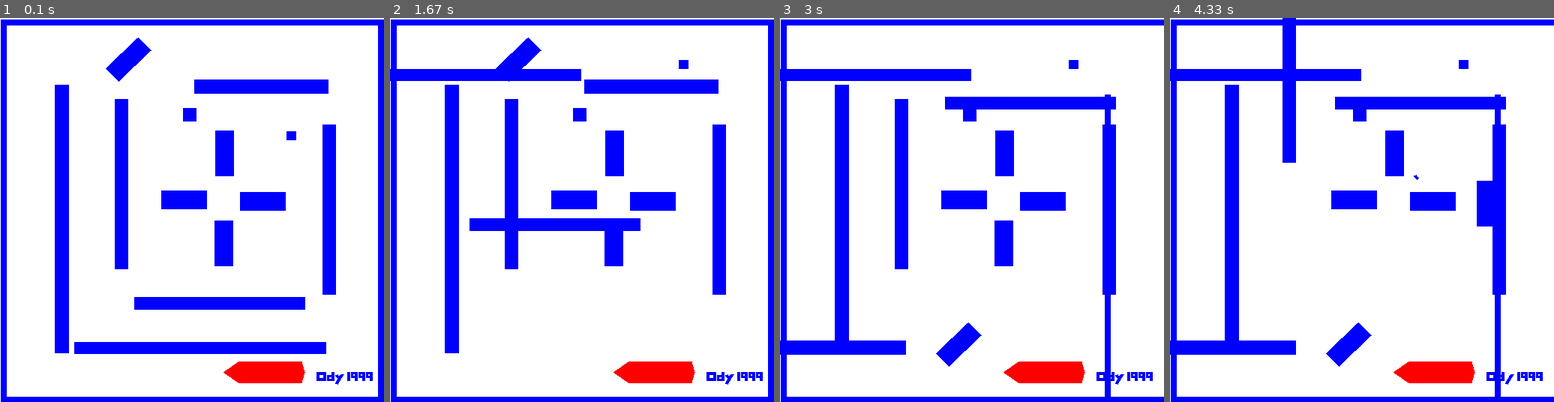
Above: before the commit, frames 1-4 (left to right).
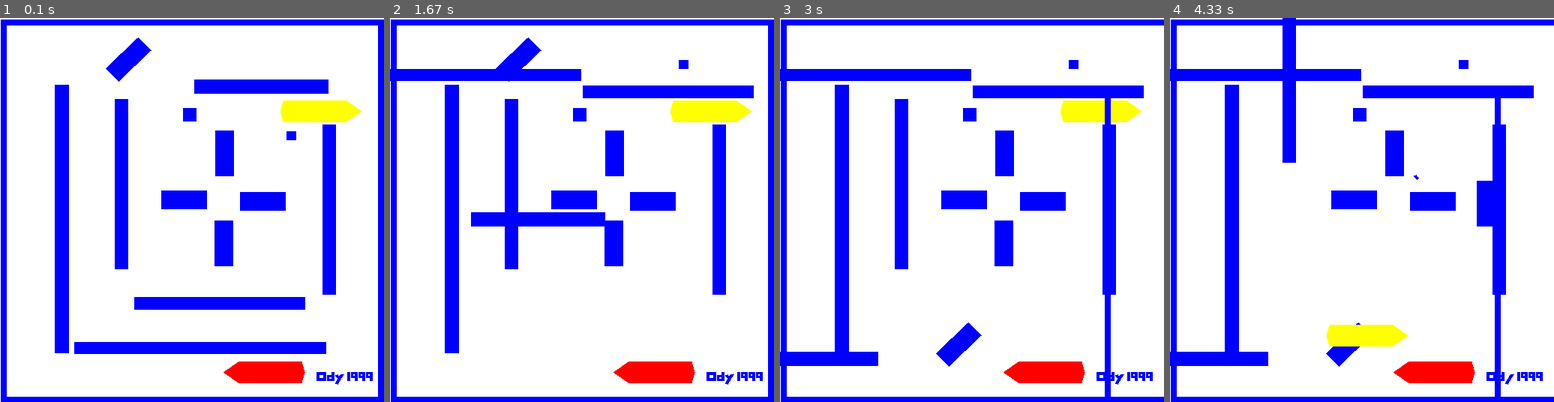
Above: after the commit, the same moments.

Repository: yuanhenglee/Motion-Planning-with-Pygame
Game: pygame game, started from BFPGame/run.py
The game is run twice, just before and just after one commit, with the same random seed, the same clock (stepped at 60 frames per second) and the same inputs.
Inputs (mouse positions are in pixels of both pictures, inside the frame that each line leads up to):
- Up to frame 1 (0.1 s): no input
- Up to frame 2 (1.67 s): press the mouse at (608, 302) at 0.37 s; move the mouse to (639, 198) at 0.47 s; release the mouse at (666, 90) at 0.6 s; press the mouse at (589, 348) at 0.7 s; move the mouse to (520, 210) at 0.8 s; release the mouse at (455, 75) at 0.93 s; press the mouse at (666, 90) at 1.03 s; move the mouse to (608, 156) at 1.13 s; release the mouse at (555, 225) at 1.27 s; press the mouse at (681, 133) at 1.37 s; move the mouse to (681, 98) at 1.47 s; release the mouse at (681, 64) at 1.6 s
- Up to frame 3 (3 s): press the mouse at (1160, 210) at 1.7 s; move the mouse to (1133, 248) at 1.8 s; release the mouse at (1106, 286) at 1.93 s; press the mouse at (925, 217) at 2.03 s; move the mouse to (972, 160) at 2.13 s; release the mouse at (1014, 98) at 2.27 s; press the mouse at (1056, 90) at 2.37 s; move the mouse to (956, 221) at 2.47 s; release the mouse at (856, 352) at 2.6 s; press the mouse at (906, 60) at 2.7 s; move the mouse to (933, 202) at 2.8 s; release the mouse at (956, 344) at 2.93 s
- Up to frame 4 (4.33 s): press the mouse at (1507, 375) at 3.03 s; move the mouse to (1461, 275) at 3.13 s; release the mouse at (1415, 175) at 3.27 s; press the mouse at (1492, 110) at 3.37 s; move the mouse to (1427, 221) at 3.47 s; release the mouse at (1365, 336) at 3.6 s; press the mouse at (1289, 183) at 3.7 s; move the mouse to (1289, 129) at 3.8 s; release the mouse at (1289, 75) at 3.93 s; press the mouse at (1392, 240) at 4.03 s; move the mouse to (1438, 221) at 4.13 s; release the mouse at (1484, 202) at 4.27 s

The runs differ from the first frame. In frame 1, 1.1% of the frame differs, in the area x 73-95%, y 21-28%; in frame 2, 3.4%; in frame 3, 4.9%; in frame 4, 5.2%, in the area x 0-95%, y 17-91%.

Commit message:
add robot_goal

Diff:
--- a/BFPGame/color.py
+++ b/BFPGame/color.py
@@ -1,5 +1,16 @@
+def greyed_out(color):
+    l = list(color)
+    for i in range(len(l)):
+        if l[i] < 128:
+            l[i] = 128
+    return tuple(l)
+
+
 RED = (255, 0, 0)
 GREEN = (0, 255, 0)
 BLUE = (0, 0, 255)
-BLACK = (255, 255, 255)
-WHITE = (0, 0, 0)
+
+YELLOW = (255, 255, 0)
+
+BLACK = (0, 0, 0)
+WHITE = (255, 255, 255)
--- a/BFPGame/polygon.py
+++ b/BFPGame/polygon.py
@@ -3,6 +3,7 @@
 import utils
 import pygame
 from color import *
+import copy
 
 
 class Abstract_Polygon:
@@ -18,11 +19,7 @@
         for c in self.convex:
             c.abs_vertices = []
             for v in c.vertices:
-                x = (v[0] + self.config.position[0])
-                y = (v[1] + self.config.position[1])
-                x, y = utils.rotate((x, y), self.config.position,
-                                    self.config.rotation)
-                c.abs_vertices.append((x, y))
+                c.abs_vertices.append(utils.to_abs_pos(self.config, v))
 
     def draw(self, gameDisplay):
         for c in self.convex:
@@ -36,7 +33,7 @@
         return False
 
     def set_drag(self):
-        self.color = GREEN
+        self.color = greyed_out(self.default_color)
 
     def reset_drag(self):
         self.color = self.default_color
@@ -45,11 +42,32 @@
         return repr(self.convex)
 
 
-class Robot(Abstract_Polygon):
+class Robot():
     def __init__(self, _n_convex, _convex, _initial_config, _goal_config, _n_control_points, _control_points):
-        super().__init__(_n_convex, _convex, _initial_config, RED)
-        self.initial_config = _initial_config
-        self.goal_config = _goal_config
+        self.robot_init = Robot_init(
+            _n_convex, _convex, _initial_config, _n_control_points, _control_points)
+
+        convex_copy = copy.deepcopy(_convex)
+        control_points_copy = copy.deepcopy(_control_points)
+
+        self.robot_goal = Robot_goal(
+            _n_convex, convex_copy, _goal_config, _n_control_points, control_points_copy)
+
+    def draw(self, gameDisplay):
+        self.robot_init.draw(gameDisplay)
+        self.robot_goal.draw(gameDisplay)
+
+
+class Robot_goal(Abstract_Polygon):
+    def __init__(self, _n_convex, _convex, _config, _n_control_points, _control_points):
+        super().__init__(_n_convex, _convex, _config, YELLOW)
+        self.n_control_points = _n_control_points
+        self.control_points = _control_points
+
+
+class Robot_init(Abstract_Polygon):
+    def __init__(self, _n_convex, _convex, _config, _n_control_points, _control_points):
+        super().__init__(_n_convex, _convex, _config, RED)
         self.n_control_points = _n_control_points
         self.control_points = _control_points
 
--- a/BFPGame/run.py
+++ b/BFPGame/run.py
@@ -8,43 +8,10 @@
 from pygame.locals import QUIT
 
 
-def sample():
-    pygame.init()
-    # 建立 window 視窗畫布，大小為 800x600
-    window_surface = pygame.display.set_mode((800, 600))
-    # 設置視窗標題為 Hello World:)
-    pygame.display.set_caption('Hello World:)')
-    # 清除畫面並填滿背景色
-    window_surface.fill((255, 255, 255))
-
-    # 宣告 font 文字物件
-    head_font = pygame.font.SysFont(None, 60)
-    # 渲染方法會回傳 surface 物件
-    text_surface = head_font.render('Hello World!', True, (0, 0, 0))
-    # blit 用來把其他元素渲染到另外一個 surface 上，這邊是 window 視窗
-    window_surface.blit(text_surface, (10, 10))
-
-    # 更新畫面，等所有操作完成後一次更新（若沒更新，則元素不會出現）
-    pygame.display.update()
-
-    # 事件迴圈監聽事件，進行事件處理
-    while True:
-        # 迭代整個事件迴圈，若有符合事件則對應處理
-        for event in pygame.event.get():
-            # 當使用者結束視窗，程式也結束
-            if event.type == QUIT:
-                pygame.quit()
-                sys.exit()
-
-
 def update_display():
-    gameDisplay.fill(BLACK)
-    for robot in robots:
-        robot.update_abs_vertices()
-        robot.draw(gameDisplay)
-    for obstacle in obstacles:
-        obstacle.draw(gameDisplay)
-        obstacle.update_abs_vertices()
+    gameDisplay.fill(WHITE)
+    for obj in all_objects:
+        obj.draw(gameDisplay)
     pygame.display.update()
 
 
@@ -56,29 +23,36 @@
 dragging_mouse_start_pos = (0, 0)
 
 robots, obstacles = initialize(gameDisplay)
+all_objects = set(obstacles)
+for r in robots:
+    all_objects.add(r.robot_init)
+    all_objects.add(r.robot_goal)
+
 
 while running:
     for event in pygame.event.get():
         if event.type == pygame.locals.QUIT:
             running = False
+        #Drag & drop
         elif event.type == pygame.MOUSEBUTTONDOWN:
             mousePosition = pygame.mouse.get_pos()
             # print(f"{mousePosition=}")
-            for polygon in robots:
+            # print(f"{utils.canvas2World(mousePosition)=}")
+            for polygon in all_objects:
                 if polygon.contain(utils.canvas2World(mousePosition)):
                     dragging_obj_start_pos = polygon.config.position
                     dragging_mouse_start_pos = mousePosition
                     polygon.set_drag()
                     dragging_obj = polygon
                     break
-            if dragging_obj == None:
-                for polygon in obstacles:
-                    if polygon.contain(utils.canvas2World(mousePosition)):
-                        dragging_obj_start_pos = polygon.config.position
-                        dragging_mouse_start_pos = mousePosition
-                        polygon.set_drag()
-                        dragging_obj = polygon
-                        break
+            # if dragging_obj == None:
+            #     for polygon in obstacles:
+            #         if polygon.contain(utils.canvas2World(mousePosition)):
+            #             dragging_obj_start_pos = polygon.config.position
+            #             dragging_mouse_start_pos = mousePosition
+            #             polygon.set_drag()
+            #             dragging_obj = polygon
+            #             break
         elif dragging_obj != None:
             if event.type == pygame.MOUSEBUTTONUP:
                 dragging_obj.reset_drag()
@@ -97,6 +71,3 @@
                 lastMousePosition = mousePosition
 
     update_display()
-
-
-# sample()
--- a/BFPGame/utils.py
+++ b/BFPGame/utils.py
@@ -27,7 +27,13 @@
         math.cos(angle)*(v[1]-center[1]) + center[1]
     return xr, yr
 
-# form vector from points
+
+def to_abs_pos(config, vertice):
+    x = (vertice[0] + config.position[0])
+    y = (vertice[1] + config.position[1])
+    x, y = rotate((x, y), config.position, config.rotation)
+    return (x, y)
+    # form vector from points
 
 
 def formVector(v1, v2):
@@ -35,6 +41,12 @@
 
 
 def convexContains(vertices, point):
+    minX = min(v[0] for v in vertices)
+    minY = min(v[1] for v in vertices)
+    maxX = max(v[0] for v in vertices)
+    maxY = max(v[1] for v in vertices)
+    if not(minX < point[0] < maxX and minY < point[1] < maxY):
+        return False
     crossProduct = np.cross(formVector(
         vertices[-1], vertices[0]), formVector(vertices[-1], point))
     for i in range(1, len(vertices)):
